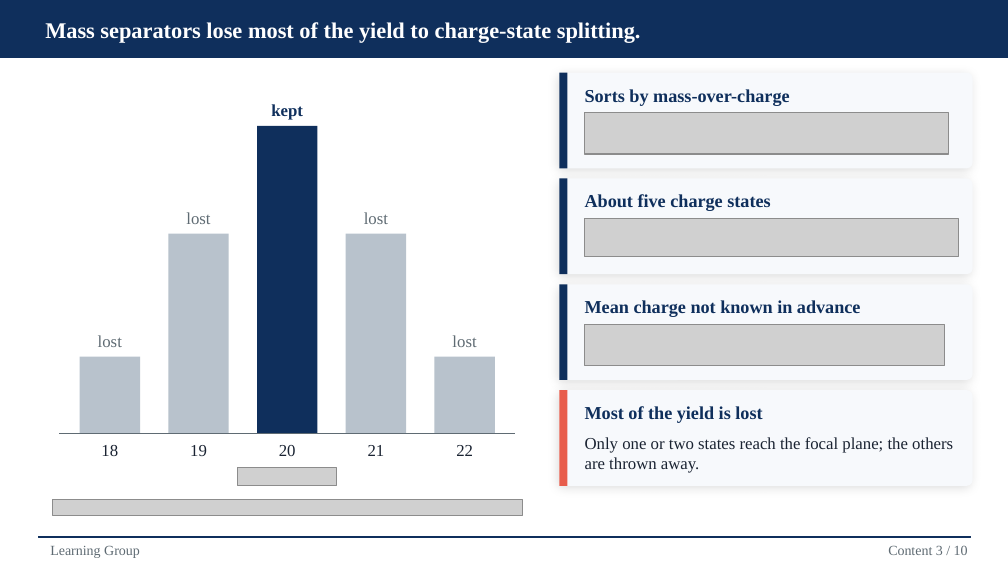
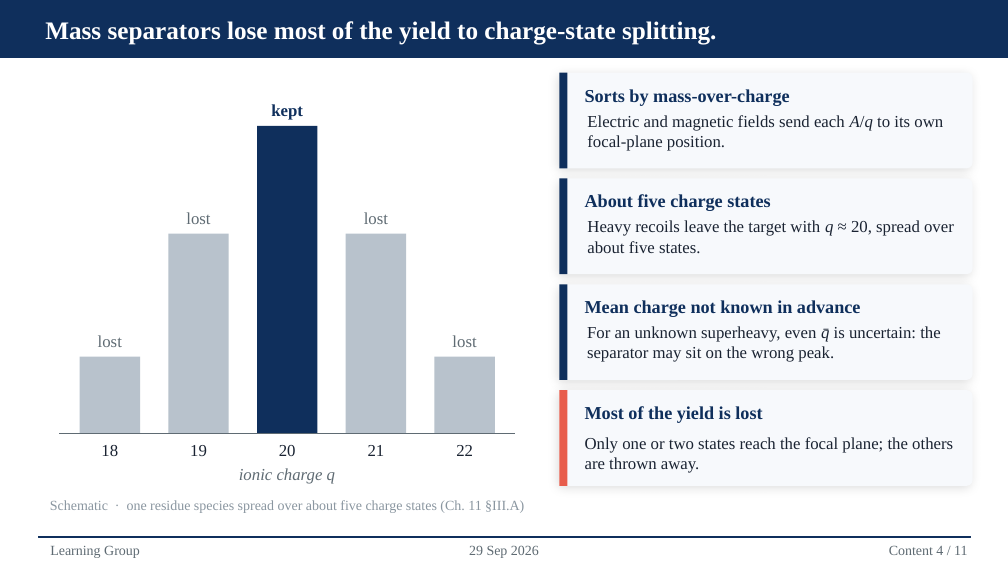
Before and after one commit to Edfghdrtxxx/OrbitOS, a slide deck: slide 8 of 70_Presentations/717_Learning Group-20260916/Velocity Filters.pptx. Drawn at 1008x567 pixels with LibreOffice and Linux fonts; fonts in the diff are those of the drawing; grey boxes stand for pictures. Boxes give left, top, right and bottom in pixels: in the first picture for what was removed or moved away, otherwise in the second. Text is boxed around its words. In the diff, an @@ line names an element or a change of style, - is before the commit and + after.

```diff
--- a/70_Presentations/717_Learning Group-20260916/Velocity Filters.pptx
+++ b/70_Presentations/717_Learning Group-20260916/Velocity Filters.pptx
@@ text "Mass separators lose most of ..." at box(45, 21, 716, 45): size 16 to 18 pt @@
@@ picture removed at box(585, 113, 949, 154) @@
@@ text added at box(587, 115, 943, 151), 12 pt, text #1A2332 @@
+Electric and magnetic fields send each A/q to its own focal-plane position.
@@ picture removed at box(585, 219, 959, 257) @@
@@ text added at box(587, 220, 954, 253), 12 pt, text #1A2332 @@
+Heavy recoils leave the target with q ≈ 20, spread over about five states.
@@ picture removed at box(585, 325, 944, 366) @@
@@ text added at box(587, 326, 940, 362), 12 pt, text #1A2332 @@
+For an unknown superheavy, even q̄ is uncertain: the separator may sit on the wrong peak.
@@ picture removed at box(238, 468, 337, 486) @@
@@ text added at box(239, 468, 335, 484), 12 pt, text #5F6B73, italic @@
+ionic charge q
@@ text added at box(50, 500, 524, 513), 10 pt, text #8A96A0 @@
+Schematic · one residue species spread over about five charge states (Ch. 11 §III.A)
@@ picture removed at box(52, 500, 523, 515) @@
@@ text added at box(469, 545, 539, 558), 10 pt, text #5F6B73 @@
+29 Sep 2026
@@ text at box(889, 546, 967, 555): text changed @@
-Content 3 / 10
+Content 4 / 11
```
Also in this commit, not shown: 12 other slides changed, 25 other files.
